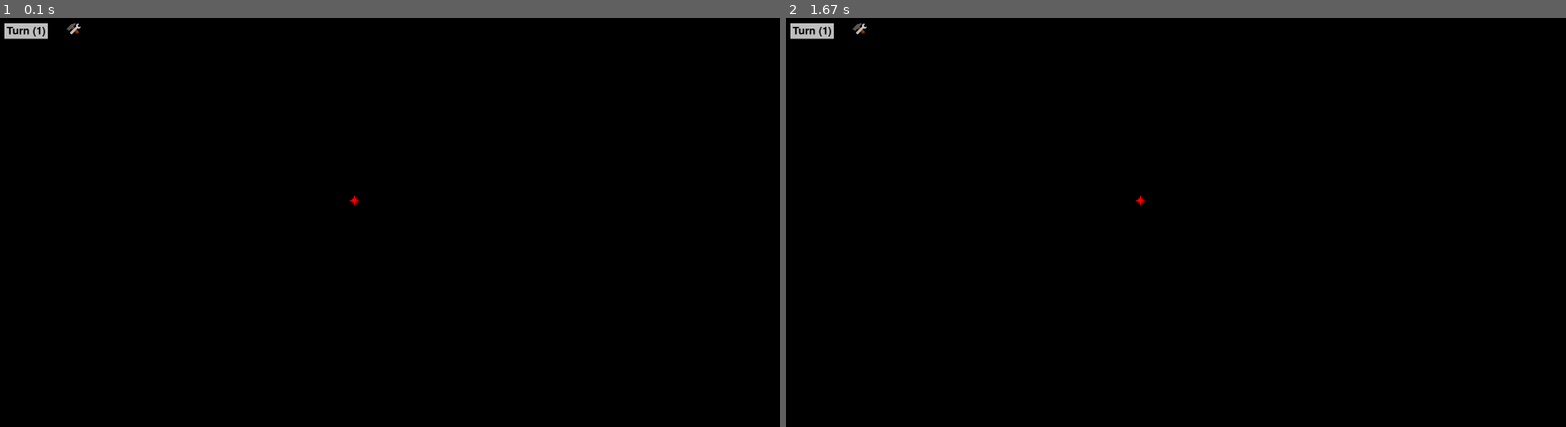
Above: before the commit, frames 1-2 (left to right).
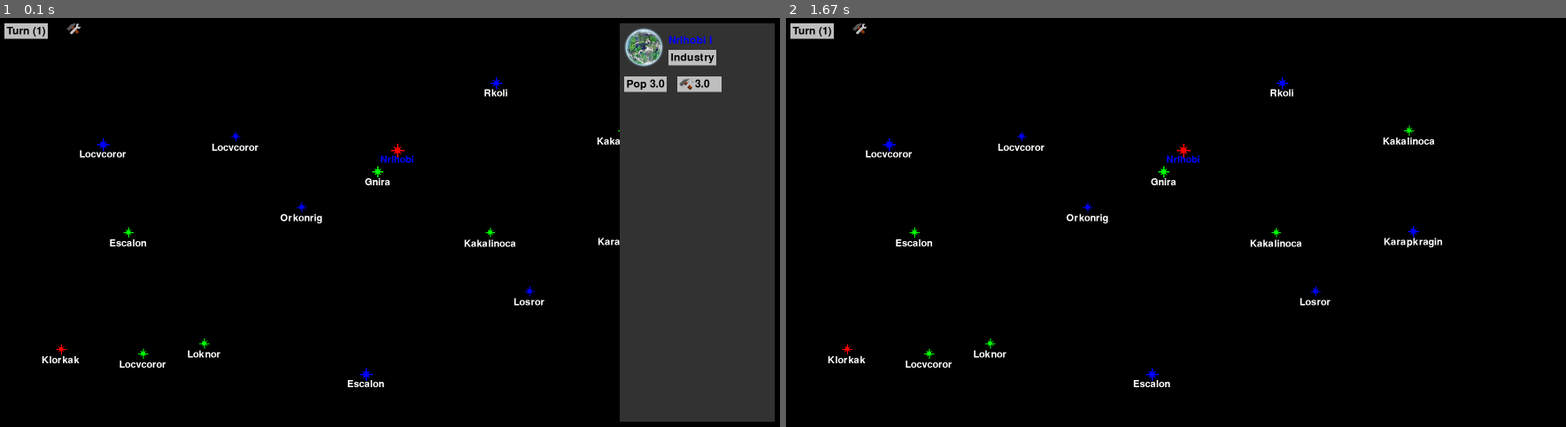
Above: after the commit, the same moments.

Repository: samwheel/KingOfTheGalaxy
Game: pygame game, started from main.py
Two runs of this game, one before a commit and one after it. Both use one fixed random seed, a clock stepped at 60 frames per second and the inputs below.
Inputs (mouse positions are in pixels of both pictures, inside the frame that each line leads up to):
- Up to frame 1 (0.1 s): no input
- Up to frame 2 (1.67 s): click (1183, 222) at 0.38 s

The runs differ from the first frame. In frame 1, 20% of the frame differs, in the area x 5-100%, y 1-99%; in frame 2, 1.1%.

Commit message:
Created randomized star map.

Diff:
--- a/build.py
+++ b/build.py
@@ -2,5 +2,5 @@
 
 PyInstaller.__main__.run([
     'main.spec',
-    '-y'
+    '-y',
 ])
--- a/main.py
+++ b/main.py
@@ -1,4 +1,4 @@
-from random import choice
+from random import choice, randint
 import os
 
 from src.race import Race
@@ -14,7 +14,7 @@
 from view.planet import PlanetView
 from view.production import ProductionView
 
-from src.planet import Planet, Focus
+from src.planet import Planet, planet_types
 from src.race import *
 from src.empire import Empire
 from src.create_races import create_races
@@ -28,20 +28,29 @@
         return choice(name_list).capitalize()
 
 pygame.init()
+pygame.display.set_icon(pygame.image.load("images/KingOfTheGalaxy.png"))
 
 screen: pygame.Surface = pygame.display.set_mode((1800,1000))
 pygame.display.set_caption("King of the Galaxy")
 
 races: list[Race] = create_races()
-player_empire = Empire("Blorg", "Glorp")
-player_empire.add_planet(Planet(f"", races[0], 3, races[0].prefered_planet, Focus.INDUSTRY))
+player_empire = Empire("Blorg", "Glorp", "blue")
+player_empire.add_planet(Planet(f"", races[0].prefered_planet, races[0], 3))
 
 production_view = ProductionView(player_empire)
 
-stars: list[StarView] = []
-stars.append(StarView(Star(random_star_name(), (800, 450), [player_empire.planets[0]]), 10, pygame.Color(255, 0, 0)))
+stars: list[Star] = []
+current_position: tuple[int, int] = (0, 0)
+for _ in range(3):
+    current_position = (0, current_position[1] + randint(150, 350))
+    for _ in range(5):
+        current_position = (current_position[0] + randint(150, 350), current_position[1])
+        stars.append(Star(random_star_name(), (current_position[0] + randint(-50, 50), current_position[1] + randint(-50, 150)), [Planet("", choice(planet_types)) for _ in range(randint(0, 3))]))
 
-planet_view_group: list[PlanetView] = []
+homeplanet_index: int = randint(0, len(stars))
+stars[homeplanet_index] = Star(random_star_name(), stars[homeplanet_index].position, [player_empire.planets[0]])
+
+planet_view_group: list[Planet] = [player_empire.planets[0]]
 widgets = pygame.sprite.Group()
 current_view: pygame.sprite.Sprite | None = None
 def toggle_production_view() -> None:
@@ -62,15 +71,17 @@
 player_empire.year_handler.add_observer(turn_button)
 widgets.add(production_button)
 widgets.add(turn_button)
-show_planet_view = False
+show_planet_view = True
 
 clock = Clock()
 
 while True:
     for event in pygame.event.get():
         widgets.update(event)
-        for planet in planet_view_group:
-            planet.update(event)
+        for index, planet in enumerate(planet_view_group):
+            planet_view = PlanetView(planet)
+            planet_view.move(1400, index)
+            planet_view.update(event)
 
         if current_view and show_planet_view:
             current_view.update(event)
@@ -81,38 +92,34 @@
 
         if event.type == pygame.MOUSEBUTTONDOWN:
             try:
-                clicked_star: StarView = [s for s in stars if s.rect.collidepoint(event.pos)][0]
+                clicked_star: Star = [s for s in stars if StarView(s).rect.collidepoint(event.pos)][0]
                 planet_view_group = []
-                for planet in clicked_star.star.planets:
-                    planet_view_group.append(PlanetView(planet))
+                for planet in clicked_star.planets:
+                    planet_view_group.append(planet)
                 show_planet_view = True
             except IndexError:
                 if event.pos[0] > 200 and event.pos[0] < 1400:
                     if current_view == None:
                         show_planet_view = False
 
-
-    for planet in planet_view_group:
-        planet.observer_update()
-
     screen.fill("black")
 
-    for index, planet in enumerate(planet_view_group):
-        planet.move(1400, index)
-
     for star in stars:
-        star.draw(screen)
+        StarView(star).draw(screen)
 
     if show_planet_view:
         pygame.draw.rect(screen, (50, 50, 50), pygame.rect.Rect(1400, 50, 350, 900))
-        for planet_view in planet_view_group:
+        for index, planet in enumerate(planet_view_group):
+            planet_view = PlanetView(planet)
+            planet_view.move(1400, index)
             planet_view.draw(screen)
+            planet_view.observer_update()
 
     if current_view:
         current_view.draw(screen)
         current_view.set_current_planet(None)
         try:
-            current_view.set_current_planet(planet_view_group[0].planet)
+            current_view.set_current_planet(planet_view_group[0])
         except IndexError:
             pass
 
@@ -122,5 +129,7 @@
         widget.move(0, 0)
         widget.draw(screen)
 
+
+
     pygame.display.flip()
     clock.tick(60)
--- a/src/empire.py
+++ b/src/empire.py
@@ -3,13 +3,14 @@
 from src.build_handler import BuildHandler
 
 class Empire:
-    def __init__(self, name:str = "", emperor_name:str = "") -> None:
+    def __init__(self, name:str = "", emperor_name:str = "", color: str = "blue") -> None:
         self.name:str = name
         self.emperor_name: str = emperor_name
         self.year_handler = YearHandler()
         self.planets: list[Planet] = []
         self.build_handler: BuildHandler = BuildHandler(self)
         self.year_handler.add_observer(self.build_handler)
+        self.color: str = color
 
     def __str__(self) -> str:
         return f"Empire {self.name}, Emperor {self.emperor_name}"
@@ -25,3 +26,4 @@
     def add_planet(self, planet: Planet) -> None:
         self.planets.append(planet)
         self.year_handler.add_observer(planet)
+        planet.empire = self
--- a/src/planet.py
+++ b/src/planet.py
@@ -23,14 +23,18 @@
 )
 
 class Planet(Observer):
-    def __init__(self, name:str, race:Race, population: float, planet_type: str, focus:Focus = Focus.INDUSTRY) -> None:
+    def __init__(self, name:str, planet_type: str, race:Race|None = None, population: float = 0, focus:Focus = Focus.INDUSTRY) -> None:
         self.name: str = name
-        self.race: Race = race
+        self.race: Race|None = race
         self.focus: Focus = focus
         self.population: float = population
         self.type: str = planet_type
-        self.max_population: int = -abs(planet_types.index(race.prefered_planet) - planet_types.index(planet_type))
-        self.max_population = self.max_population * 5 + 5 if self.max_population > -4 else -10
+        self.empire: object|None = None
+        if race != None:
+            self.max_population: int = -abs(planet_types.index(race.prefered_planet) - planet_types.index(planet_type))
+            self.max_population = self.max_population * 5 + 5 if self.max_population > -4 else -10
+        else:
+            self.max_population: int = 0
         self.buildings: list[Building] = []
 
     def __str__(self) -> str:
@@ -41,13 +45,17 @@
 
     @property
     def industry(self) -> float:
-        industry_from_focus: float = self.race.industry * self.population if self.focus == Focus.INDUSTRY else 0.0
-        industry: float = industry_from_focus
-        for building in self.buildings:
-            industry += building.production_bonus
-        return industry
+        if self.race != None:
+            industry_from_focus: float = self.race.industry * self.population if self.focus == Focus.INDUSTRY else 0.0
+            industry: float = industry_from_focus
+            for building in self.buildings:
+                industry += building.production_bonus
+            return industry
+        else:
+            return 0
 
     def observer_update(self) -> None:
-        self.population += self.race.population * self.population * (.04 if self.focus == Focus.GROWTH else .02)
-        if self.population > self.max_population:
-            self.population = self.max_population
+        if self.race != None:
+            self.population += self.race.population * self.population * (.04 if self.focus == Focus.GROWTH else .02)
+            if self.population > self.max_population:
+                self.population = self.max_population
--- a/src/star.py
+++ b/src/star.py
@@ -1,3 +1,5 @@
+from random import choice, randint
+
 from src.planet import Planet
 from src.buildings import Buildable
 
@@ -6,6 +8,8 @@
         self.name: str = name
         self.position: tuple[int, int] = position
         self.planets: list[Planet] = planets
-        for planet in self.planets:
-            planet.name = name + " " + "I" * self.planets.index(planet)
+        for index, planet in enumerate(self.planets):
+            planet.name = self.name + " " + "I" * (index + 1)
         self.ships: list[Buildable] = []
+        self.color: str = choice(["red", "green", "blue"])
+        self.radius: int = randint(10, 15)
--- a/view/planet.py
+++ b/view/planet.py
@@ -1,5 +1,4 @@
 from pygame import Surface
-from pygame import draw
 from pygame import sprite
 from pygame import Color
 import pygame
@@ -8,6 +7,7 @@
 from src.planet import Planet, Focus
 from src.observer import Observer
 from src.resource_helper import resourcePath
+from src.empire import Empire
 
 from pygame_helper import basic_sprite, button
 
@@ -18,6 +18,7 @@
         self.__sprites = sprite.Group()
         padding = 10
         radius = 50
+        self.planet: Planet = planet
 
         # Add planet logo
         planet_surface = pygame.image.load("images/" + planet.type + ".png")
@@ -26,27 +27,28 @@
 
         # Add planet name
         font = pygame.font.Font(None, 36)
-        text_surface: Surface = font.render(planet.name, True, Color("white"))
+        text_surface: Surface = font.render(planet.name, True, planet.empire.color if isinstance(planet.empire, Empire) else "white")
         text_sprite = basic_sprite.BasicSprite(text_surface, radius * 2 + padding, radius - text_surface.get_height())
         self.__sprites.add(text_sprite)
 
-        # Add focus button
-        focus_button = button.Button(Color("black"), planet.focus, radius * 2 + padding, radius + padding, action=lambda: self.change_focus(), update_function=lambda: setattr(focus_button, "text", planet.focus))
-        self.__sprites.add(focus_button)
-        self.planet = planet
+        if planet.race != None:
+            # Add focus button
+            focus_button = button.Button(Color("black"), planet.focus, radius * 2 + padding, radius + padding, action=lambda: self.change_focus(), update_function=lambda: setattr(focus_button, "text", planet.focus))
+            self.__sprites.add(focus_button)
+            self.planet = planet
 
-        # Planet population
-        population_text = button.Button(Color("black"), f"Pop {planet.population}", padding, radius * 2 + padding * 2, update_function=lambda: setattr(population_text, "text", f"Pop {math.floor(planet.population * 10 + 0.5) / 10}"))
-        self.__sprites.add(population_text)
+            # Planet population
+            population_text = button.Button(Color("black"), f"Pop {math.floor(planet.population * 10 + 0.5) / 10}", padding, radius * 2 + padding * 2, update_function=lambda: setattr(population_text, "text", f"Pop {math.floor(planet.population * 10 + 0.5) / 10}"))
+            self.__sprites.add(population_text)
 
-        # Planet Production
-        production_button = button.ImageButton(
-            Color("gray"),
-            button.create_button_surface(pygame.image.load("images/production_icon.png"), str(math.floor(planet.industry * 10 + 0.5) / 10)),
-            padding + 120,
-            radius * 2 + padding * 2,
-            update_function=lambda: setattr(production_button, "surface", button.create_button_surface(pygame.image.load(resourcePath("images/production_icon.png")), str(math.floor(planet.industry * 10 + 0.5) / 10))))
-        self.__sprites.add(production_button)
+            # Planet Production
+            production_button = button.ImageButton(
+                Color("gray"),
+                button.create_button_surface(pygame.image.load("images/production_icon.png"), str(math.floor(planet.industry * 10 + 0.5) / 10)),
+                padding + 120,
+                radius * 2 + padding * 2,
+                update_function=lambda: setattr(production_button, "surface", button.create_button_surface(pygame.image.load(resourcePath("images/production_icon.png")), str(math.floor(planet.industry * 10 + 0.5) / 10))))
+            self.__sprites.add(production_button)
 
         self.building_sprites: list[sprite.Sprite] = []
 
--- a/view/star.py
+++ b/view/star.py
@@ -1,20 +1,31 @@
-from pygame.sprite import Sprite, Group
-from pygame import Surface, Color
+from random import randint
+
+from pygame.sprite import Sprite
+from pygame import Surface
 import pygame
 
 from src.star import Star
+from src.empire import Empire
 
 class StarView(Sprite):
-    def __init__(self, star: Star, radius: int, color: Color = Color("yellow")) -> None:
+    def __init__(self, star: Star) -> None:
         super().__init__()
         self.star: Star = star
-        self.image: Surface = Surface((radius*2, radius*2), pygame.SRCALPHA)
-        pygame.draw.circle(self.image, color, (radius, radius), radius // 2)
-        pygame.draw.line(self.image, color, (radius, 0), (radius, radius*2), radius // 4)
-        pygame.draw.line(self.image, color, (0, radius), (radius*2, radius), radius // 4)
-        pygame.draw.line(self.image, color, (radius / 2, radius / 2), (radius * 1.5, radius * 1.5), radius // 4)
-        pygame.draw.line(self.image, color, (0 + radius / 2, radius * 1.5), (radius * 1.5, radius / 2), radius // 4)
-        self.rect = self.image.get_rect(center=star.position)
+        color: str = "white"
+        for planet in self.star.planets:
+            if isinstance(planet.empire, Empire):
+                color = planet.empire.color
+                break
 
-    def draw(self, surface: Surface):
+        self.text: Surface = pygame.font.Font(None, 32).render(self.star.name, True, color)
+        self.image: Surface = Surface((self.text.get_width() + 2, star.radius*2 + self.text.get_height() + 20), pygame.SRCALPHA)
+        self.rect: pygame.Rect = self.image.get_rect(center=star.position)
+        pygame.draw.circle(self.image, star.color, (self.rect.size[0] / 2, star.radius), star.radius // 2)
+        pygame.draw.line(self.image, star.color, (self.rect.size[0] / 2, 0), (self.rect.size[0] / 2, star.radius * 2), star.radius // 4)
+        pygame.draw.line(self.image, star.color, (self.rect.size[0] / 2 - star.radius, star.radius), (self.rect.size[0] / 2 + star.radius, star.radius), star.radius // 4)
+        pygame.draw.line(self.image, star.color, (self.rect.size[0] / 2 - star.radius / 2, star.radius / 2), (self.rect.size[0] / 2 + star.radius * .5, star.radius * 1.5), star.radius // 4)
+        pygame.draw.line(self.image, star.color, (self.rect.size[0] / 2 + star.radius / 2, star.radius / 2), (self.rect.size[0] / 2 - star.radius * .5, star.radius * 1.5), star.radius // 4)
+        self.image.blit(self.text, (0, 25))
+
+    def draw(self, surface: Surface) -> None:
         surface.blit(self.image, self.rect)
Binary file added: images/KingOfTheGalaxy.png
Binary file added: images/Radiated.png
Not shown, added: images/KingOfTheGalaxy.icns
Not shown, changed: main.spec
